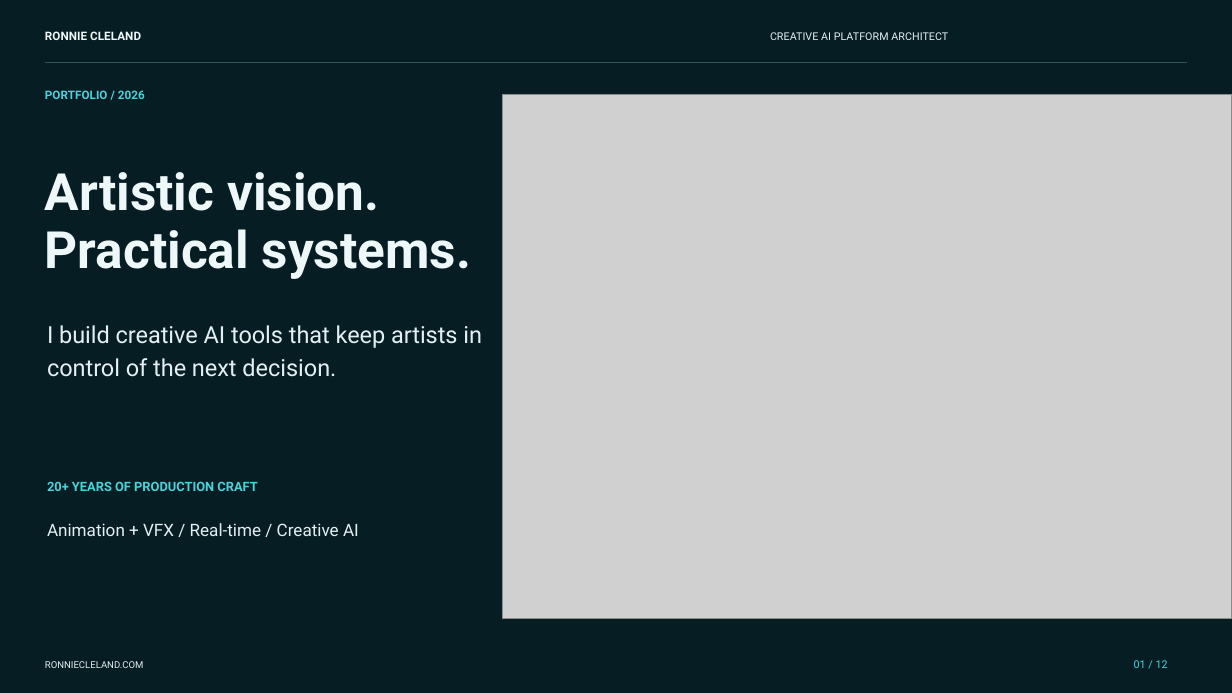
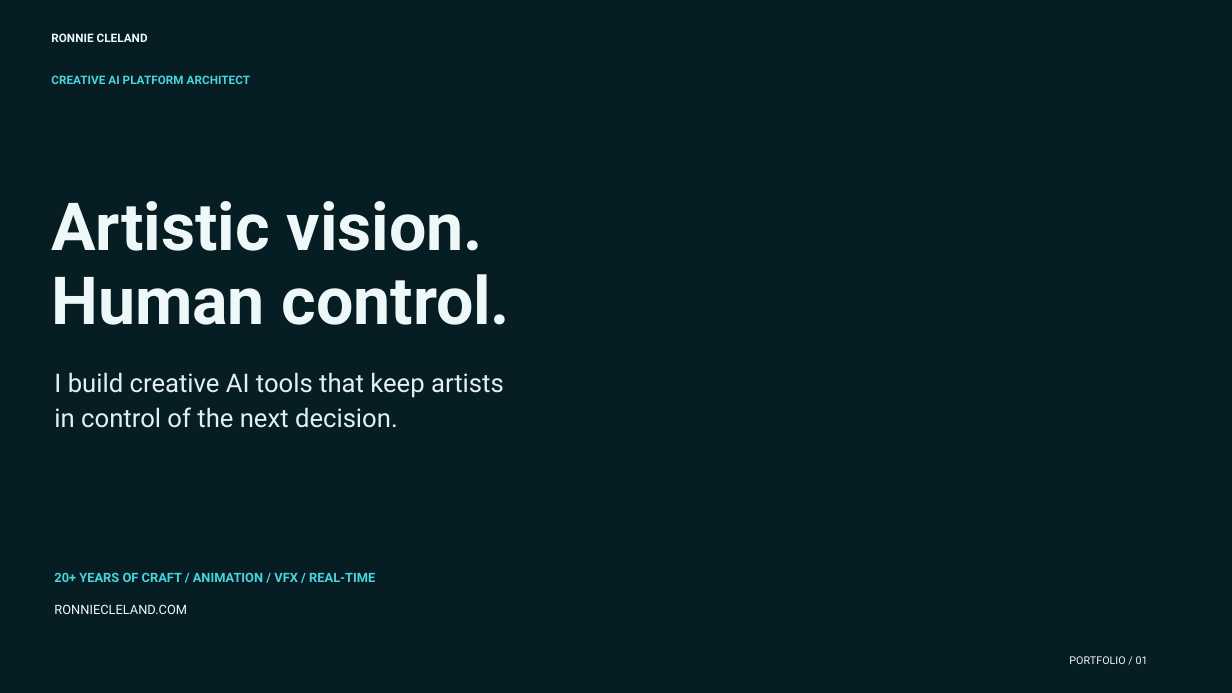
Before and after one commit to Ronify24/ronnie-site, a slide deck: slide 1 of assets/Ronnie_Cleland_Creative_AI_Platform_Architect_Portfolio.pptx. Drawn at 1232x693 pixels with LibreOffice and Linux fonts; fonts in the diff are those of the drawing; grey boxes stand for pictures; background and template pictures are left out. Boxes give left, top, right and bottom in pixels: in the first picture for what was removed or moved away, otherwise in the second. Text is boxed around its words. In the diff, an @@ line names an element or a change of style, - is before the commit and + after.

Commit message:
Update portfolio PDF

```diff
--- a/assets/Ronnie_Cleland_Creative_AI_Platform_Architect_Portfolio.pptx
+++ b/assets/Ronnie_Cleland_Creative_AI_Platform_Architect_Portfolio.pptx
@@ text "RONNIE CLELAND": place and size @@
-text "RONNIE CLELAND" at [45,31,141,40]
+text "RONNIE CLELAND" at [51,33,148,42]
@@ rectangle removed at [45,62,1187,63] @@
@@ text "CREATIVE AI PLATFORM ARCHITECT": place and size @@
-text "CREATIVE AI PLATFORM ARCHITECT" at [770,32,948,40]
+text "CREATIVE AI PLATFORM ARCHITECT" at [51,75,250,84]
@@ text "CREATIVE AI PLATFORM ARCHITECT" at [51,75,250,84]: size 7.5 to 8.2 pt, text colour #E3EFF0 to #47D5DB, bold on @@
@@ picture removed at [503,94,1232,618] @@
@@ text "Artistic vision.": place and size @@
-text "Artistic vision." at [45,172,379,211]
+text "Artistic vision." at [51,201,483,251]
@@ text "Artistic vision." at [51,201,483,251]: size 36 to 46.5 pt @@
@@ text removed at [45,229,471,279] @@
-Practical systems.
@@ text added at [51,274,511,325], 46.5 pt, text #EFF8F8, bold @@
+Human control.
@@ text at [54,372,504,398]: text changed; size 16.5 to 18 pt @@
-I build creative AI tools that keep artists in
+I build creative AI tools that keep artists
@@ text at [54,407,398,428]: text changed; size 16.5 to 18 pt @@
-control of the next decision.
+in control of the next decision.
@@ text removed at [47,523,359,536] @@
-Animation + VFX / Real-time / Creative AI
@@ text at [54,572,375,582]: text changed @@
-20+ YEARS OF PRODUCTION CRAFT
+20+ YEARS OF CRAFT / ANIMATION / VFX / REAL-TIME
@@ text "RONNIECLELAND.COM": place and size @@
-text "RONNIECLELAND.COM" at [45,661,144,668]
+text "RONNIECLELAND.COM" at [54,604,187,614]
@@ text "RONNIECLELAND.COM" at [54,604,187,614]: size 6.8 to 9 pt, text colour #E3EFF0 to #EFF8F8 @@
@@ text at [1069,656,1148,664]: text changed; size 8.2 to 7.5 pt; text colour #47D5DB to #EFF8F8; bold off @@
-PORTFOLIO / 2026
+PORTFOLIO / 01
@@ text removed at [1134,660,1168,668] @@
-01 / 12
```
Also in this commit, not shown: 10 other slides changed, 1 slide added, 1 slide removed, 9 other files.
